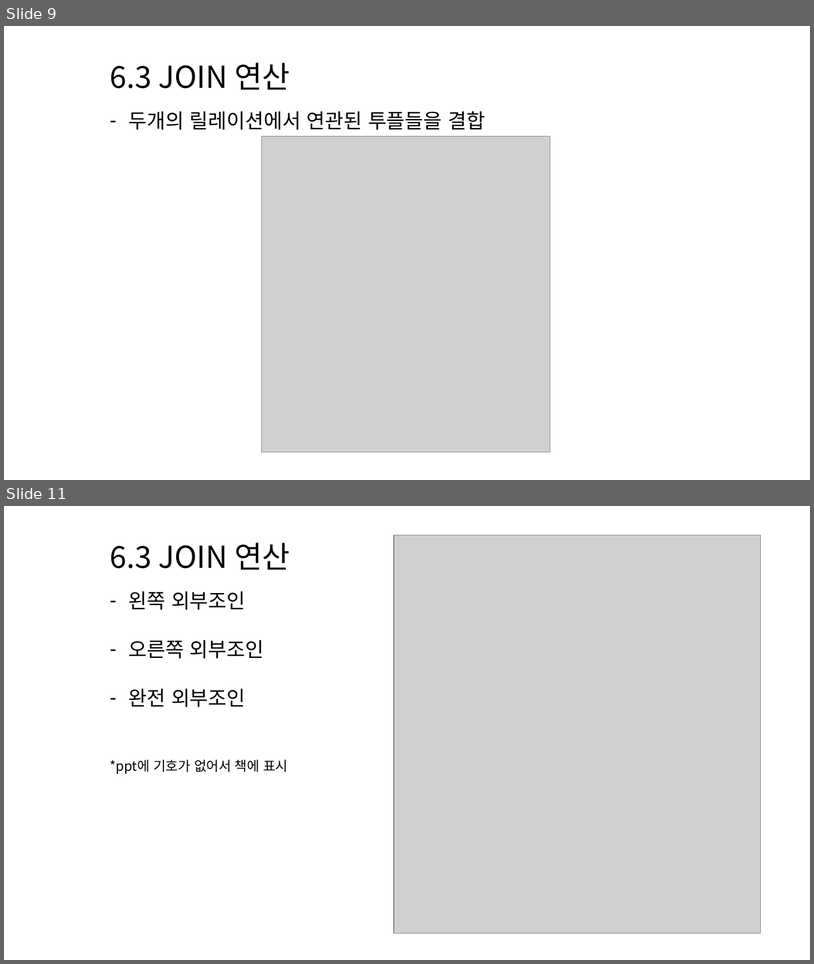
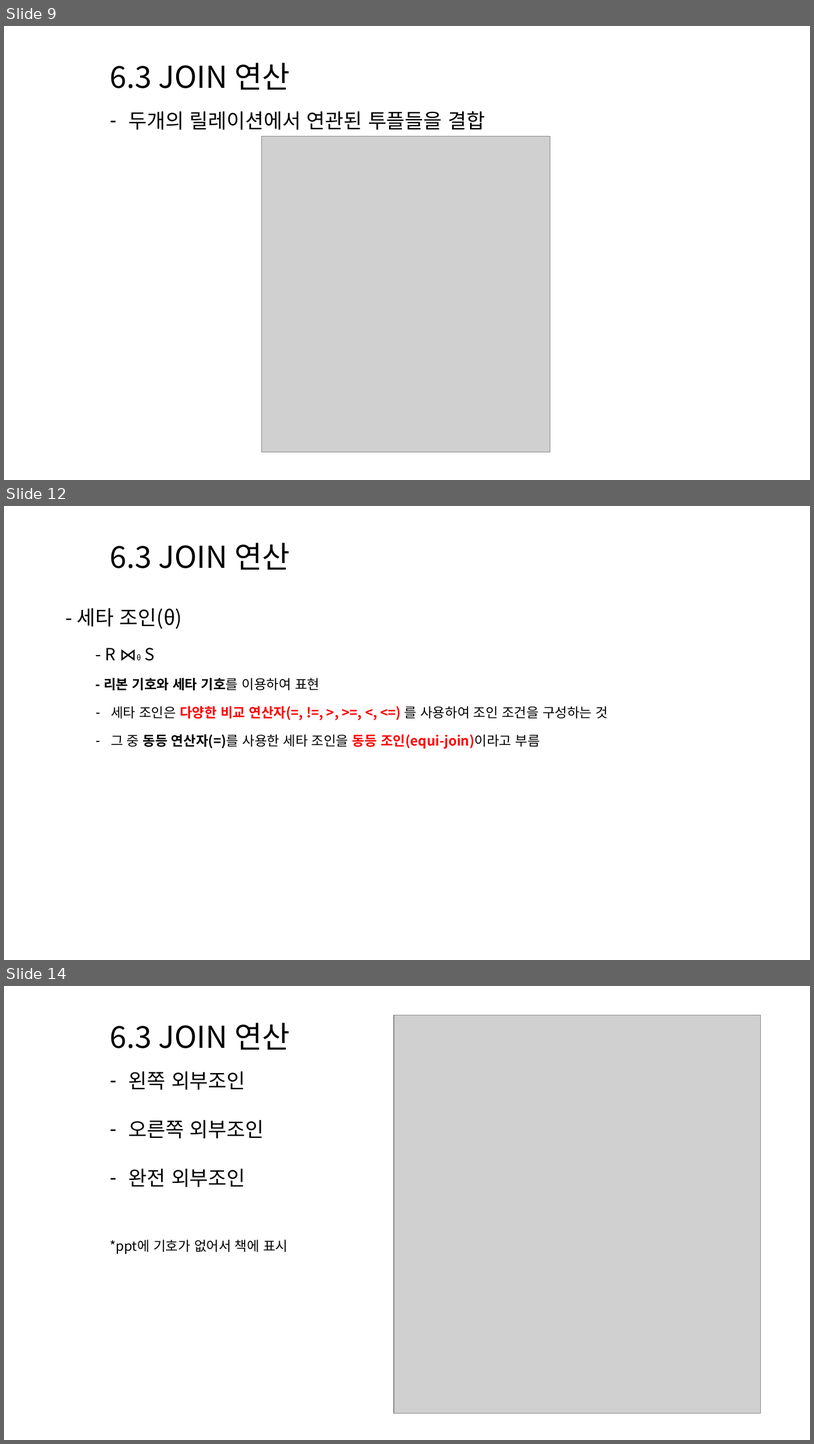
Before and after one commit to lhs501/mirim, a slide deck: chapter 6.pptx. Shown one above the other, each under a label of ours: slides 9 and 11 before the commit, slides 9, 12 and 14 after it; the slides between them are not shown. The pictures are 814x964 and 814x1444 pixels, drawn with LibreOffice and Linux fonts; fonts in the diff are those of the drawing; grey boxes stand for pictures. Boxes give left, top, right and bottom in pixels: in the first picture for what was removed or moved away, otherwise in the second. Text is boxed around its words. In the diff, an @@ line names an element or a change of style, - is before the commit and + after.

```diff
--- a/chapter 6.pptx
+++ b/chapter 6.pptx
@@ slide 12 added at (4,506,810,960), background #FFFFFF @@
@@ text added at (110,543,290,570), 36 pt, text #000000 @@
+6.3 JOIN 연산
@@ text added at (77,608,609,748), 16 pt, text #000000, bold @@
+  - 세타 조인(θ)
+  - R ⋈θ S
+  - 리본 기호와 세타 기호를 이용하여 표현
+  – 세타 조인은 다양한 비교 연산자(=, !=, >, >=, <, <=) 를 사용하여 조인 조건을 구성하는 것
+  – 그 중 동등 연산자(=)를 사용한 세타 조인을 동등 조인(equi-join)이라고 부름
@@ what was slide 11 is now slide 14 @@
```
Also in this commit, not shown: 2 slides changed, 2 other slides added.
